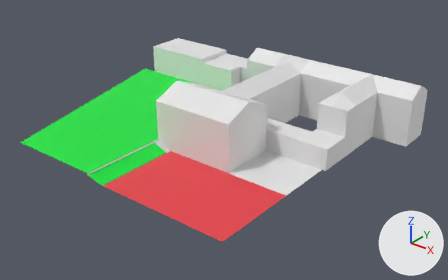
Before and after pictures for a commit that changed the glTF model public/astgasse.glb.
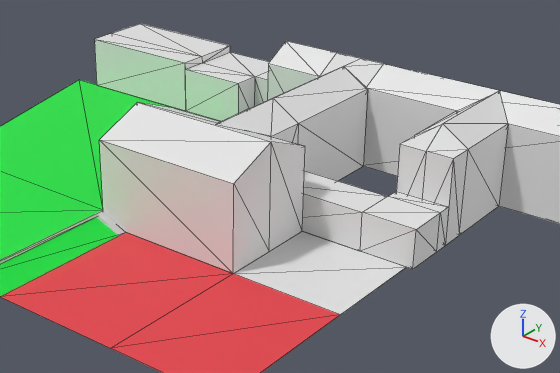
Each version appears first whole from a 50 mm camera at (134.1, -151.7, 100.9) aimed at (3.0, 12.1, -0.6), and next in a close-up on the part from 23% to 90% of the width and 9% to 81% of the height. The lights are fixed; the arrows at lower right show +X, +Y and +Z. The close-ups show mesh edges as thin lines. Where no turn or scale is listed for an object, it has been applied to the vertices. Vertices at the same position are counted once.

Objects in the first close-up: 'TA_FS', 'TG_TB', 'altes gebäude', 'aq_ws', 'außen', 'haupt', 'phs'.
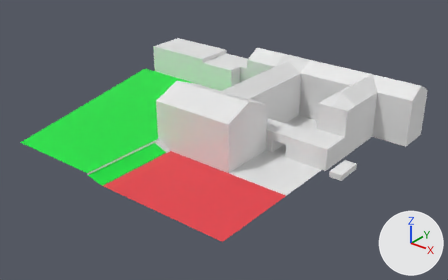
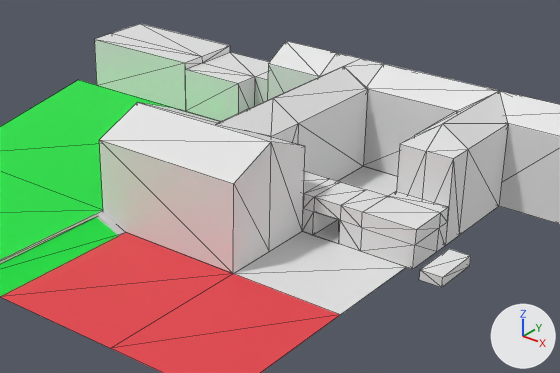
Where the newer file only moved an object's origin or applied its transform, the numbers keep the older frame.

The change, as a list of edits to the scene's bpy script:
```text
Change me_plane_002:
    where me_plane_002.from_pydata(...)  # 16 vertices, 15 faces; spans x -70.1..44.2, y -40.9..43.8, z 0.0..3.0
    used by ob_außen; location = (0.0, 0.0, 0.0)
    verts and faces of me_plane_002; kept vertices keep their numbers, new ones are numbered from 16
    before: 7 (-11.5, -8.0, 3.0) at pixel (103, 210), 11 (-70.1, 43.8, 3.0) at pixel (79, 79), 12 (-11.5, 43.8, 3.0), 13 (-56.6, -8.0, 3.0)
    me_plane_002 part 1
    add delete_vertices([11])  # with the faces that use them
    add verts[12] = (-11.5, 43.5, 3.0)  # moved
    add verts[16] = (-70.1, 43.5, 3.0)  # pixel (78, 79)
    add verts[17] = (-18.2, 43.5, 3.0)
    add verts[18] = (-13.2, 43.5, 3.0)
    add verts[19] = (-18.2, 49.7, 3.0)
    add verts[20] = (-13.3, 49.7, 3.0)
    add faces += [(16, 18, 17), (7, 12, 18), (13, 18, 16), (7, 18, 13), (17, 18, 20), (17, 20, 19)]  # mat_material_002 (green #00e73e)
Change me_cube_003:
    used by ob_aq_ws; location = (0.0, 0.0, 0.0)
    remove me_cube_003.from_pydata(...)  # 16 vertices, 28 faces; spans x 13.1..45.7, y 13.7..25.7, z 0.0..8.1
    add me_cube_003.from_pydata(...)  # 42 vertices, 82 faces; spans x 13.1..45.7, y 13.7..25.7, z 0.0..8.1
    me_cube_003 part 2: 26 vertices added at x 13.1..45.7, y 13.7..25.7, z 0.0..8.1
Change me_cube_007:
    used by ob_haupt; location = (0.0, 0.0, 0.0)
    remove me_cube_007.from_pydata(...)  # 30 vertices, 56 faces; spans x -13.3..59.1, y 48.1..61.5, z 0.0..21.7
    add me_cube_007.from_pydata(...)  # 43 vertices, 85 faces; spans x -13.3..59.1, y 48.1..61.5, z 0.0..21.7
    me_cube_007 part 3
    16 faces are deleted
    1 vertex is added at (6.9, 48.1, 17.9)
    6 new vertices lie (-19.1, 0.0, 0.0) away from vertices in x 59.1, y 48.1..61.5, z 0.0..21.7
    6 new vertices lie (0.0, -6.7, 0.1) away from vertices in x -13.3..59.1, y 61.5, z 17.9
    45 new faces join them
Add me_plane:
    me_plane.from_pydata([(-10.6, -12.4, 0.0), (10.7, -12.4, 0.0), (-10.6, 13.2, 0.0), (10.7, 13.2, 0.0)], [], [(0, 1, 3), (0, 3, 2)])
Add me_cube_010:
    me_cube_010.from_pydata(...)  # a box spanning x -2.24..2.24, y -5.12..5.12, z -1.0..1.0
Add ob_innenhof:
    ob_innenhof = bpy.data.objects.new('Innenhof', me_plane)
    ob_innenhof.location = (23.7, 35.0, 0.0)
Add ob_train:
    ob_train = bpy.data.objects.new('Train', me_cube_010)
    ob_train.location = (52.3, 13.4, 2.8)
```

Boxes [x1, y1, x2, y2] around the edits, measured in the close-ups (560 x 373 px):
'Train', added
    after: [419, 249, 471, 287]
'Innenhof', added
    after: [339, 166, 397, 196]
part 1 of me_plane_002, built on
    both: [0, 80, 214, 210]
part 2 of me_cube_003, added
    after: [302, 171, 449, 269]
part 3 of me_cube_007, built on
    both: [363, 64, 560, 224]
